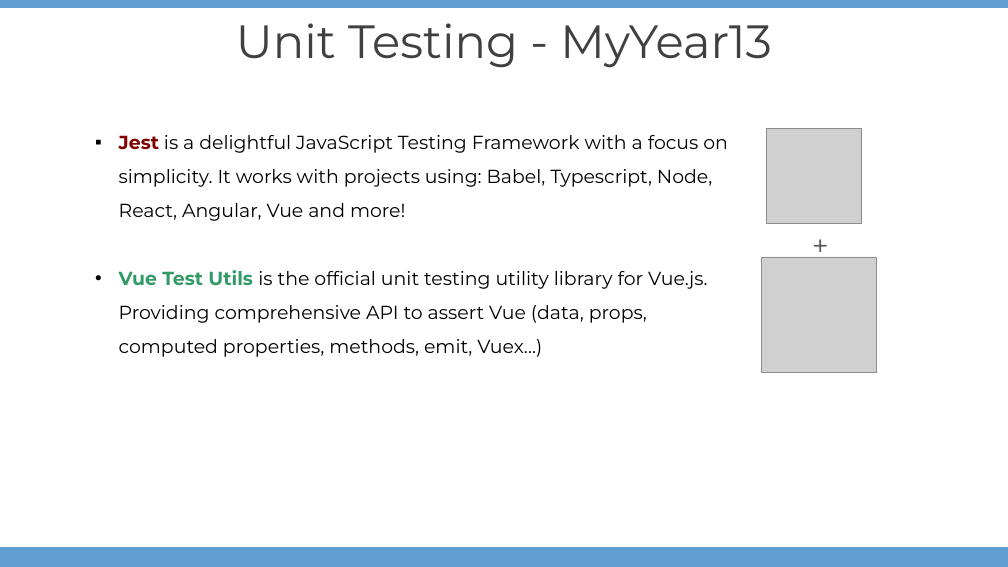
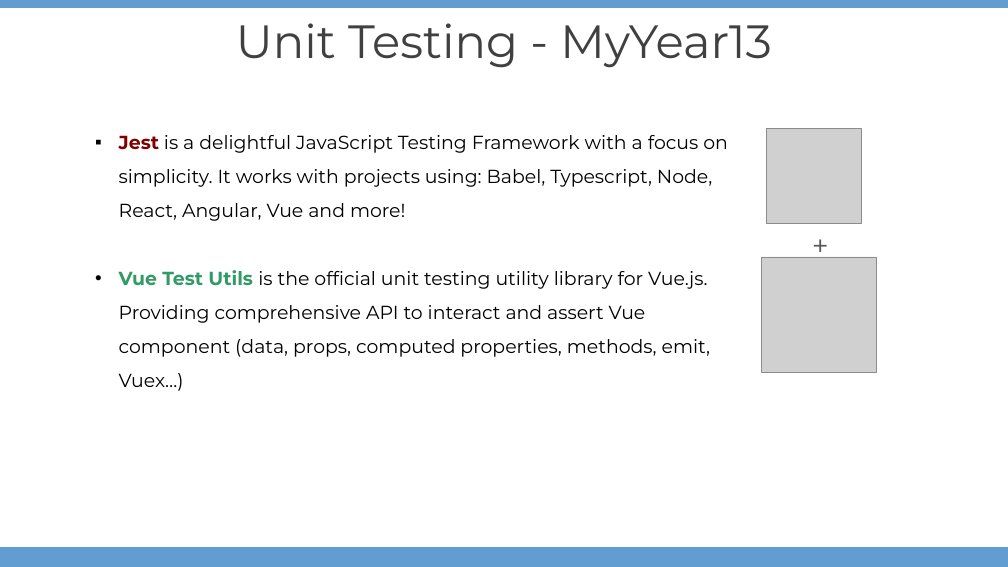
Before and after one commit to Dafreak99/Vue-TDD, a slide deck: slide 1 of Unit Testing.pptx. Drawn at 1008x567 pixels with LibreOffice and Linux fonts; fonts in the diff are those of the drawing; grey boxes stand for pictures; background and template pictures are left out. Boxes give left, top, right and bottom in pixels: in the first picture for what was removed or moved away, otherwise in the second. Text is boxed around its words. In the diff, an @@ line names an element or a change of style, - is before the commit and + after.

```diff
--- a/Unit Testing.pptx
+++ b/Unit Testing.pptx
@@ text at (119,270,710,391): text changed @@
-• Vue Test Utils is the official unit testing utility library for Vue.js. Providing comprehensive API to assert Vue (data, props, computed properties, methods, emit, Vuex…)
+• Vue Test Utils is the official unit testing utility library for Vue.js. Providing comprehensive API to interact and assert Vue component (data, props, computed properties, methods, emit, Vuex…)
```
Also in this commit, not shown: 2 other slides changed, 7 other files.
